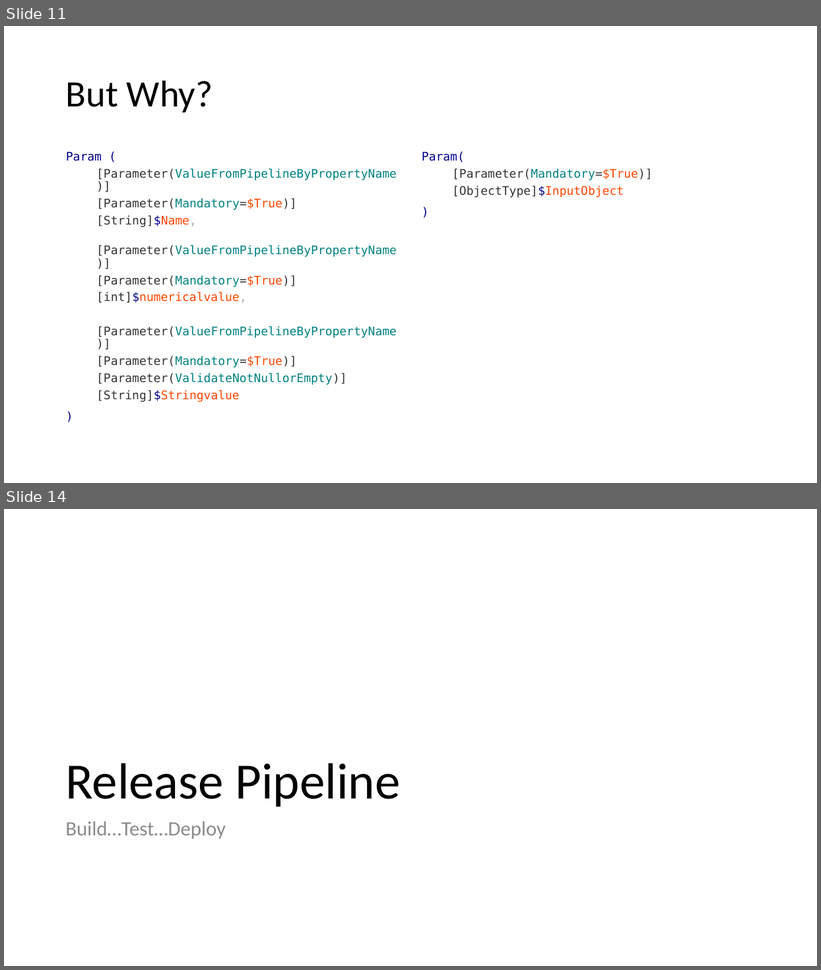
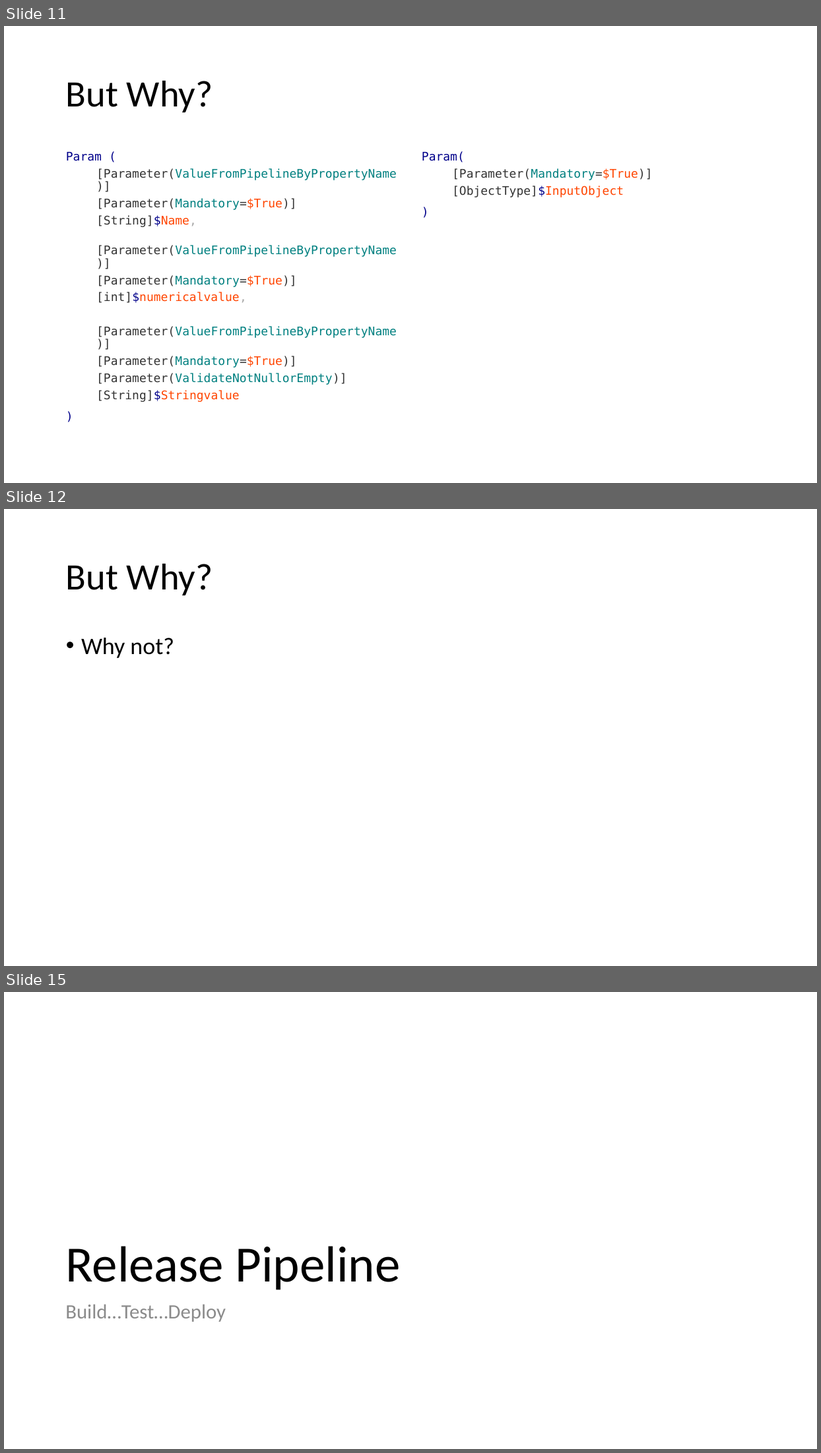
Before and after one commit to murrahjm/PSSummit2018, a slide deck: Presentation.pptx. Shown one above the other, each under a label of ours: slides 11 and 14 before the commit, slides 11, 12 and 15 after it; the slides between them are not shown. The pictures are 821x970 and 821x1453 pixels, drawn with LibreOffice and Linux fonts; fonts in the diff are those of the drawing; background and template pictures are left out. Boxes give left, top, right and bottom in pixels: in the first picture for what was removed or moved away, otherwise in the second. Text is boxed around its words. In the diff, an @@ line names an element or a change of style, - is before the commit and + after.

```diff
--- a/Presentation.pptx
+++ b/Presentation.pptx
@@ slide 12 added at [4, 509, 817, 966], background #FFFFFF @@
@@ title added at [66, 563, 213, 595], 44 pt, text #000000 @@
+But Why?
@@ text added at [81, 638, 174, 658], 28 pt, text #000000 @@
+• Why not?
@@ what was slide 14 is now slide 15 @@
```
Also in this commit, not shown: 1 slide changed, 12 other files.
